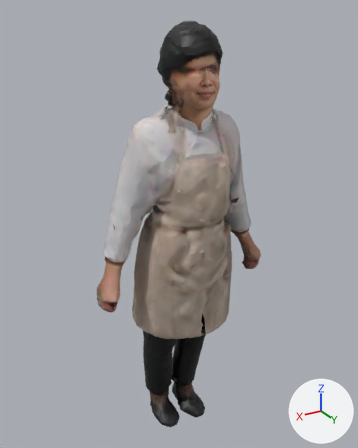
What one commit did to the glTF model public/models/ma/nhanvat/tp-019.glb.
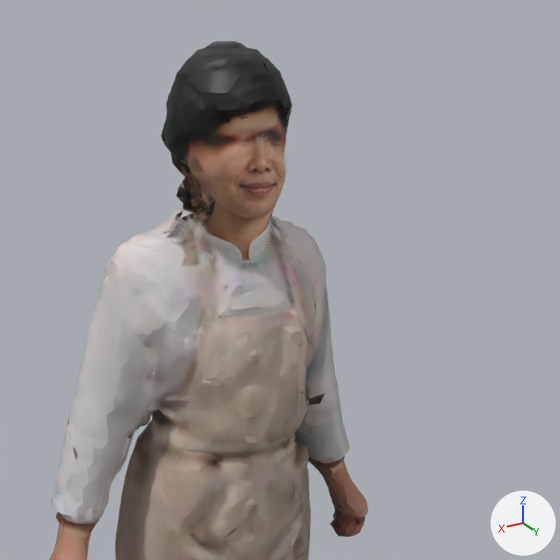
There are two pictures of each version: one whole from a 50 mm camera at (0.869, 1.416, 1.649) aimed at (-0.006, -0.043, 0.919), one close up on the part from 21% to 100% of the width and 0% to 63% of the height. Arrows for +X, +Y and +Z are at lower right; the lights stay in place. The older version's two pictures come first. Vertices at exactly the same position are counted once.

In view in the first close-up: 'Body'.
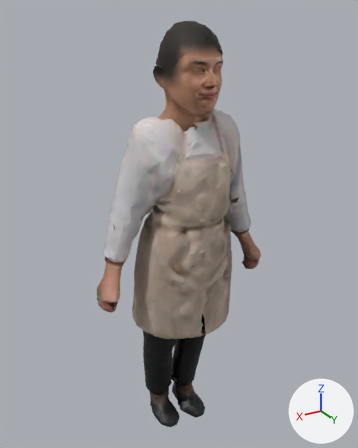
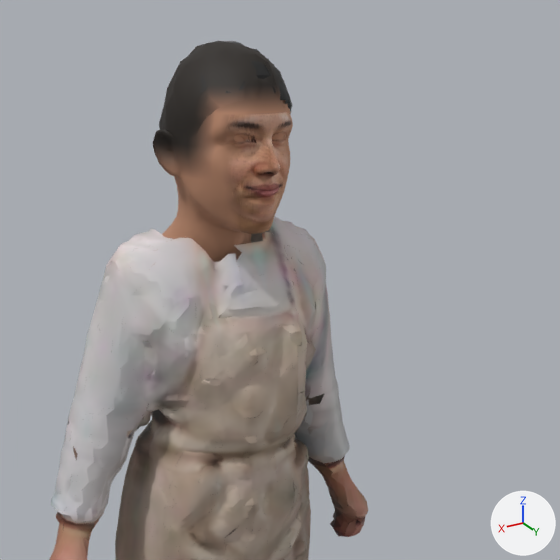
The change, as a diff of the scene's bpy script:
```diff
--- a/public/models/ma/nhanvat/tp-019.glb.py
+++ b/public/models/ma/nhanvat/tp-019.glb.py
@@ img_dau_chuan @@
+img_dau_chuan = load_image('dau-chuan', '_unpacked/dau-chuan', 1024, 1024, 'sRGB')
@@ mat_dauchuan @@
+mat_dauchuan = bpy.data.materials.new('DauChuan')
+# uses the picture img_dau_chuan
@@ me_body @@
 # used by ob_body; location = (0.0, 0.0, 0.0)
-me_body.from_pydata(...)  # 12571 vertices, 16839 faces; spans x -0.35..0.35, y -0.17..0.17, z 0.0..1.62
+me_body.from_pydata(...)  # 13637 vertices, 18174 faces; spans x -0.35..0.35, y -0.17..0.19, z 0.0..1.62
+# me_body part 1: 211 vertices moved from x -0.08..0.08, y -0.05..0.14, z 1.29..1.53 to x -0.08..0.09, y -0.05..0.15, z 1.25..1.53; 916 vertices removed from x -0.1..0.11, y -0.08..0.14, z 1.27..1.54; 1988 vertices added at x -0.11..0.13, y -0.1..0.19, z 1.24..1.62
+# me_body part 2: 129 faces spanning x -0.07..0.09, y 0.02..0.15, z 1.25..1.52 switch from mat_face2d to mat_dauchuan
+# other edits to the shape of me_body do not show in these pictures
 me_body.materials.append(mat_body)
-me_body.materials.append(mat_face)  # picture img_face
```

Location of each change, (x1, y1, x2, y2) in pixels of the close-ups (560 x 560 px; the box of a moved part takes in the faces that stretch with it):
part 1 of me_body, moved or reshaped: before (161, 90, 291, 272); after (151, 41, 293, 280)
part 2 of me_body, recoloured: before (196, 155, 277, 259); after (192, 119, 251, 244)
